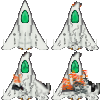
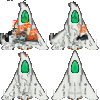
Layer changes from the first 100x100 image to the second:
renamed "stuffs" to "Starfighter1.png", painted on it over [0, 0, 99, 100]
removed layer "Layer" over [1, 0, 100, 100]
removed layer "engins" over [1, 0, 100, 100]
